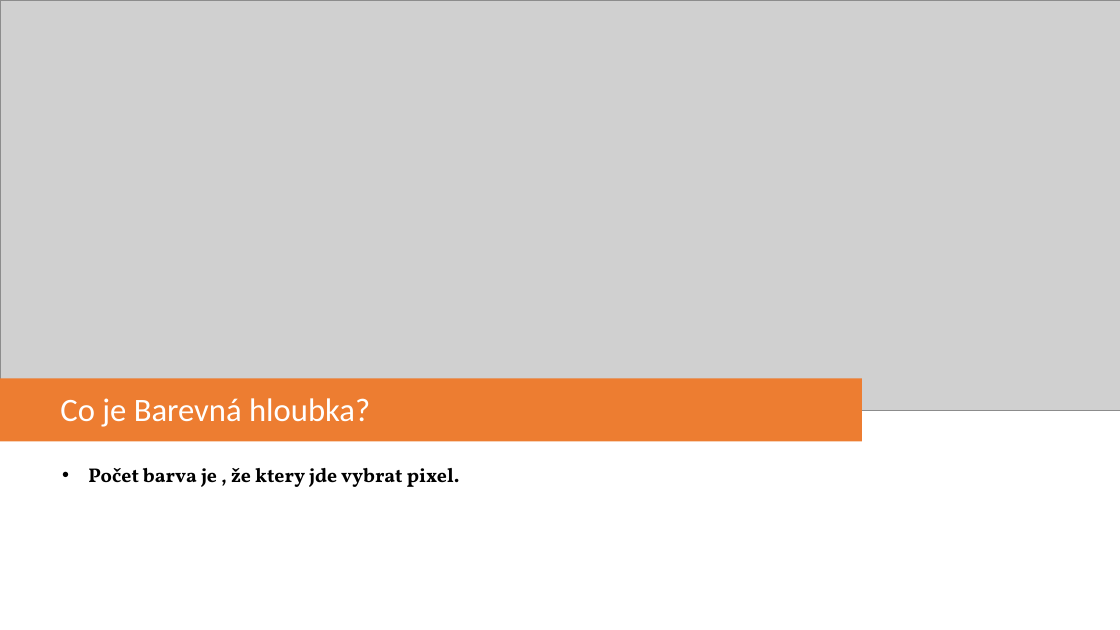
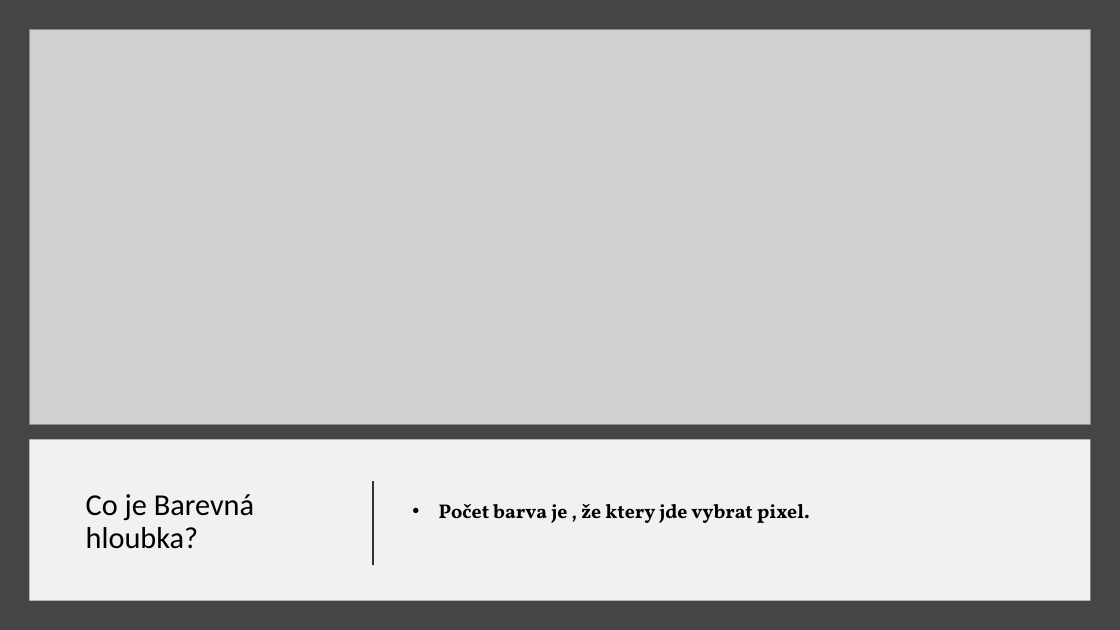
Before and after one commit to ibabayev7/barva, a slide deck: slide 2 of Presentation for IT.pptx. Drawn at 1120x630 pixels with LibreOffice and Linux fonts; fonts in the diff are those of the drawing; grey boxes stand for pictures. Boxes give left, top, right and bottom in pixels: in the first picture for what was removed or moved away, otherwise in the second. Text is boxed around its words. In the diff, an @@ line names an element or a change of style, - is before the commit and + after.

```diff
--- a/Presentation for IT.pptx
+++ b/Presentation for IT.pptx
@@ background #FFFFFF to #454545 @@
@@ picture: place and size @@
-picture at bbox=[0, 0, 1120, 410]
+picture at bbox=[29, 29, 1091, 425]
@@ rounded rectangle removed at bbox=[0, 379, 862, 442] @@
@@ rectangle added at bbox=[29, 439, 1091, 601], fill #FFFFFF at 93% opacity @@
@@ title "Co je Barevná hloubka?": place and size @@
-title "Co je Barevná hloubka?" at bbox=[60, 398, 370, 427]
+title "Co je Barevná hloubka?" at bbox=[86, 494, 254, 549]
@@ title "Co je Barevná hloubka?" at bbox=[86, 494, 254, 549]: size 28 to 26 pt, text colour #FFFFFF to #000000 @@
@@ text "Počet barva je , že ...": place and size @@
-text "Počet barva je , že ..." at bbox=[88, 468, 460, 487]
+text "Počet barva je , že ..." at bbox=[439, 504, 810, 523]
@@ text "Počet barva je , že ..." at bbox=[439, 504, 810, 523]: vertical alignment top to middle @@
@@ line added from (373, 565) to (373, 481), #000000 1.5 pt @@
```
Also in this commit, not shown: 7 other slides changed, 3 slides added.
